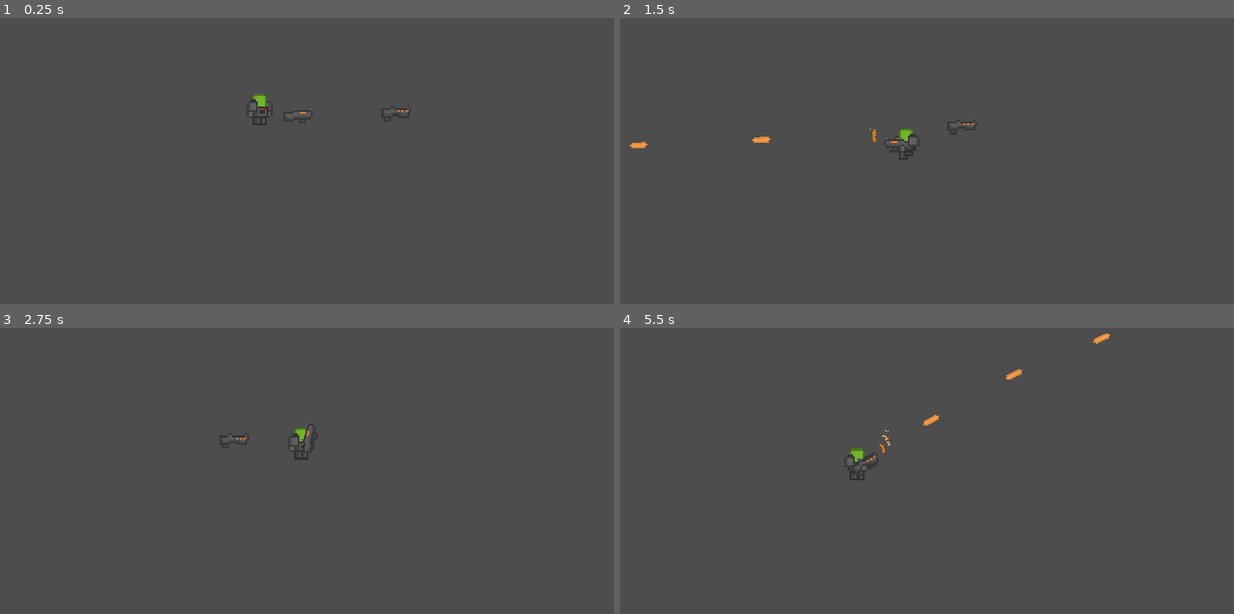
Above: before the commit, frames 1-4 (two rows, left to right).
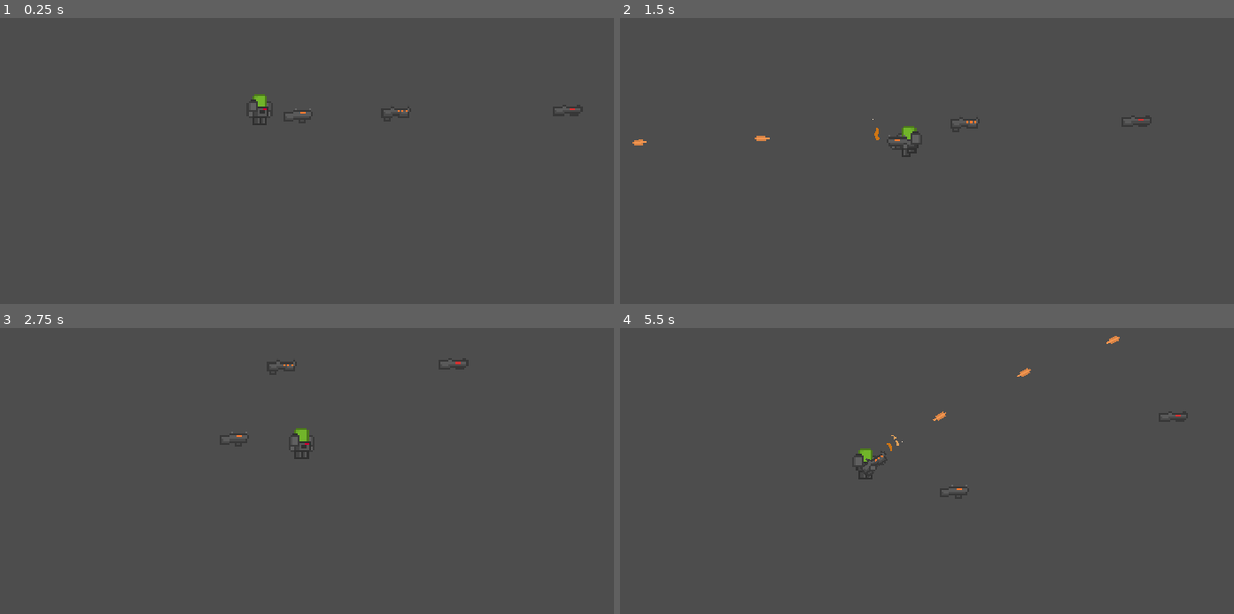
Above: after the commit, the same moments.

Repository: FlexTechDev/TheTitanProject
Game: Godot game, scene res://scenes/testing/playground.tscn
Two runs of this game, one before a commit and one after it. Both use one fixed random seed, a clock stepped at 60 frames per second and the inputs below.
Inputs (mouse positions are in pixels of both pictures, inside the frame that each line leads up to):
- Up to frame 1 (0.25 s): no input
- Up to frame 2 (1.5 s): tap Enter at 0.5 s; move the mouse to (1037, 95) at 0.52 s; hold D (right) 0.53-1.28 s; hold E (interact) 0.53-1.28 s; tap Space (jump) at 0.77 s; click (1037, 95) at 0.8 s; move the mouse to (736, 135) at 1.27 s; hold S (down) from 1.28 s (still down); click (736, 135) at 1.35 s
- Up to frame 3 (2.75 s): tap Space (jump) at 1.52 s; tap E (interact) at 1.55 s; move the mouse to (331, 339) at 2.02 s; release S (down) at 2.03 s; hold D (right) from 2.03 s (still down); hold Q (drop) from 2.03 s (still down); click (331, 339) at 2.3 s
- Up to frame 4 (5.5 s): move the mouse to (847, 505) at 2.77 s; release D (right) at 2.78 s; release Q (drop) at 2.78 s; hold W (up) 2.78-3.53 s; tap E (interact) at 2.85, 4.35 s; click (847, 505) at 2.92 s; tap Space (jump) at 3.02, 3.77, 4.52 s; move the mouse to (1092, 485) at 3.52 s; press the mouse at (1092, 485) at 3.53 s; hold A (left) 3.53-5.03 s; move the mouse to (669, 365) at 4.27 s; release the mouse at (669, 365) at 4.28 s; move the mouse to (914, 425) at 5.02 s; press the mouse at (914, 425) at 5.03 s; hold S (down) from 5.03 s (still down)

The runs differ from the first frame. In frame 1, less than 0.1% of the frame differs, in the area x 92-94%, y 31-33%; in frame 2, 0.4%; in frame 3, 0.1%; in frame 4, 0.5%, in the area x 37-92%, y 1-57%.

Commit message:
shotgun

Diff:
--- /dev/null
+++ b/assets/vfx/particles/muzzle_flashes/red_muzzle_flash.tscn
@@ -0,0 +1,50 @@
+[gd_scene load_steps=9 format=3 uid="uid://bydjy5e4eee8l"]
+
+[ext_resource type="Script" path="res://scripts/misc/particles_destroy.gd" id="1_stl3k"]
+
+[sub_resource type="Gradient" id="Gradient_dkfgk"]
+offsets = PackedFloat32Array(0, 0.522761, 1)
+colors = PackedColorArray(1, 0.196078, 0.25098, 1, 1, 0.197637, 0.249992, 1, 1, 1, 1, 1)
+
+[sub_resource type="GradientTexture1D" id="GradientTexture1D_ainaj"]
+gradient = SubResource("Gradient_dkfgk")
+
+[sub_resource type="Curve" id="Curve_qnbyu"]
+min_value = -200.0
+max_value = 200.0
+_data = [Vector2(0, 200), 0.0, 0.0, 0, 0, Vector2(0.991573, -200), 0.0, 0.0, 0, 0]
+point_count = 2
+
+[sub_resource type="CurveTexture" id="CurveTexture_3q2qc"]
+curve = SubResource("Curve_qnbyu")
+
+[sub_resource type="Curve" id="Curve_8ggpm"]
+_data = [Vector2(0, 1), 0.0, 0.0, 0, 0, Vector2(0.502809, 1), 0.0, 0.0, 0, 0, Vector2(1, 0), 0.0, 0.0, 0, 0]
+point_count = 3
+
+[sub_resource type="CurveTexture" id="CurveTexture_i8y6u"]
+curve = SubResource("Curve_8ggpm")
+
+[sub_resource type="ParticleProcessMaterial" id="ParticleProcessMaterial_5jmkv"]
+particle_flag_disable_z = true
+spread = 35.0
+gravity = Vector3(0, 0, 0)
+initial_velocity_min = 70.0
+initial_velocity_max = 80.0
+orbit_velocity_min = 0.0
+orbit_velocity_max = 0.0
+linear_accel_curve = SubResource("CurveTexture_3q2qc")
+scale_curve = SubResource("CurveTexture_i8y6u")
+color_ramp = SubResource("GradientTexture1D_ainaj")
+turbulence_enabled = true
+turbulence_noise_strength = 0.2
+turbulence_noise_scale = 1.0
+
+[node name="AA12_muzzle_flash" type="GPUParticles2D"]
+emitting = false
+amount = 25
+process_material = SubResource("ParticleProcessMaterial_5jmkv")
+lifetime = 0.15
+one_shot = true
+explosiveness = 1.0
+script = ExtResource("1_stl3k")
--- a/scenes/testing/playground.tscn
+++ b/scenes/testing/playground.tscn
@@ -1,9 +1,10 @@
-[gd_scene load_steps=5 format=3 uid="uid://msij3nha7mdy"]
+[gd_scene load_steps=6 format=3 uid="uid://msij3nha7mdy"]
 
 [ext_resource type="PackedScene" uid="uid://ccf4pxcrfwi4q" path="res://scenes/player/player.tscn" id="1_yl2nx"]
-[ext_resource type="PackedScene" uid="uid://dv77u831emsml" path="res://scenes/weapons/AA12/AA12AssaultRifle.tscn" id="2_26055"]
+[ext_resource type="PackedScene" uid="uid://dv77u831emsml" path="res://scenes/weapons/rifles/AA12AssaultRifle.tscn" id="2_26055"]
 [ext_resource type="Environment" uid="uid://juwlww48vluh" path="res://assets/vfx/playground_environment.tres" id="3_85k8e"]
-[ext_resource type="PackedScene" uid="uid://c7bn6l80vmnm4" path="res://scenes/weapons/AA12/BB32BattleRifle.tscn" id="4_s2wxu"]
+[ext_resource type="PackedScene" uid="uid://c7bn6l80vmnm4" path="res://scenes/weapons/rifles/BB32BattleRifle.tscn" id="4_s2wxu"]
+[ext_resource type="PackedScene" uid="uid://dvwck2m2ehivn" path="res://scenes/weapons/shotguns/BP2Shotgun.tscn" id="5_pc1ff"]
 
 [node name="playground" type="Node2D"]
 
@@ -18,3 +19,6 @@
 
 [node name="BB32BattleRifle" parent="." instance=ExtResource("4_s2wxu")]
 position = Vector2(339, 111)
+
+[node name="BP2Shotgun" parent="." instance=ExtResource("5_pc1ff")]
+position = Vector2(432, 110)
--- a/scenes/weapons/bullets/standard_bullet.tscn
+++ b/scenes/weapons/bullets/standard_bullet.tscn
@@ -1,25 +1,19 @@
-[gd_scene load_steps=6 format=3 uid="uid://dmqa4phqnks8v"]
+[gd_scene load_steps=4 format=3 uid="uid://dmqa4phqnks8v"]
 
 [ext_resource type="Script" path="res://scripts/bullet.gd" id="1_twp0m"]
 [ext_resource type="Texture2D" uid="uid://bvvgqk72p8qvu" path="res://assets/weapons/regular_bullet.png" id="2_0v0f6"]
-[ext_resource type="Shader" path="res://shaders/bullet_shader.gdshader" id="2_c0iip"]
 
 [sub_resource type="RectangleShape2D" id="RectangleShape2D_s6fpx"]
-size = Vector2(10, 3)
-
-[sub_resource type="ShaderMaterial" id="ShaderMaterial_7mrsd"]
-shader = ExtResource("2_c0iip")
-shader_parameter/base_color = Color(1, 0.615686, 0.282353, 1)
-shader_parameter/glow = 1.0
+size = Vector2(8, 3)
 
 [node name="standard_bullet" type="Area2D"]
 script = ExtResource("1_twp0m")
 
 [node name="CollisionShape2D" type="CollisionShape2D" parent="."]
-position = Vector2(0, -0.5)
+position = Vector2(1, -0.5)
 shape = SubResource("RectangleShape2D_s6fpx")
 
 [node name="Sprite2D" type="Sprite2D" parent="."]
+modulate = Color(0.952941, 0.584314, 0.309804, 1)
 texture_filter = 1
-material = SubResource("ShaderMaterial_7mrsd")
 texture = ExtResource("2_0v0f6")
--- /dev/null
+++ b/scenes/weapons/bullets/standard_pellet.tscn
@@ -0,0 +1,19 @@
+[gd_scene load_steps=4 format=3 uid="uid://damcubi446uk7"]
+
+[ext_resource type="Script" path="res://scripts/bullet.gd" id="1_r3eyf"]
+[ext_resource type="Texture2D" uid="uid://c5kgyn6dl0v5s" path="res://assets/weapons/shotgun_pellet.png" id="3_0rn8l"]
+
+[sub_resource type="RectangleShape2D" id="RectangleShape2D_s6fpx"]
+size = Vector2(5, 3)
+
+[node name="standard_bullet" type="Area2D"]
+script = ExtResource("1_r3eyf")
+
+[node name="CollisionShape2D" type="CollisionShape2D" parent="."]
+position = Vector2(-0.5, -0.5)
+shape = SubResource("RectangleShape2D_s6fpx")
+
+[node name="Sprite2D" type="Sprite2D" parent="."]
+modulate = Color(1, 0.52549, 0.52549, 1)
+texture_filter = 1
+texture = ExtResource("3_0rn8l")
--- a/scenes/weapons/AA12/AA12AssaultRifle.tscn
+++ b/scenes/weapons/rifles/AA12AssaultRifle.tscn
@@ -4,12 +4,12 @@
 [ext_resource type="Texture2D" uid="uid://badayp38pnug0" path="res://assets/weapons/AA_12/AA_12AssaultRifle.png" id="2_onpxc"]
 [ext_resource type="Script" path="res://scripts/resources/AA12_weapon_function.gd" id="2_shu2p"]
 [ext_resource type="PackedScene" uid="uid://dmqa4phqnks8v" path="res://scenes/weapons/bullets/standard_bullet.tscn" id="2_yowvi"]
-[ext_resource type="PackedScene" uid="uid://cgpr7wbqcy8uy" path="res://assets/vfx/particles/muzzle_flashes/AA12_muzzle_flash.tscn" id="3_o5bl0"]
+[ext_resource type="PackedScene" uid="uid://cgpr7wbqcy8uy" path="res://assets/vfx/particles/muzzle_flashes/orange_muzzle_flash.tscn" id="3_y5jrn"]
 
 [sub_resource type="Resource" id="Resource_xkbg2"]
 script = ExtResource("2_shu2p")
 bullet = ExtResource("2_yowvi")
-muzzle_flash = ExtResource("3_o5bl0")
+muzzle_flash = ExtResource("3_y5jrn")
 
 [sub_resource type="RectangleShape2D" id="RectangleShape2D_xbb1h"]
 size = Vector2(16, 6)
--- a/scenes/weapons/AA12/BB32BattleRifle.tscn
+++ b/scenes/weapons/rifles/BB32BattleRifle.tscn
@@ -3,13 +3,13 @@
 [ext_resource type="Script" path="res://scripts/weapon_controller.gd" id="1_qtahs"]
 [ext_resource type="Script" path="res://scripts/resources/BB32_weapon_function.gd" id="2_57env"]
 [ext_resource type="PackedScene" uid="uid://dmqa4phqnks8v" path="res://scenes/weapons/bullets/standard_bullet.tscn" id="2_fb2xu"]
-[ext_resource type="PackedScene" uid="uid://cgpr7wbqcy8uy" path="res://assets/vfx/particles/muzzle_flashes/AA12_muzzle_flash.tscn" id="3_16vnw"]
+[ext_resource type="PackedScene" uid="uid://cgpr7wbqcy8uy" path="res://assets/vfx/particles/muzzle_flashes/orange_muzzle_flash.tscn" id="3_sui6l"]
 [ext_resource type="Texture2D" uid="uid://r85mx6vvgd0w" path="res://assets/weapons/AA_12/BB_32BattleRifle.png" id="5_8p1fh"]
 
 [sub_resource type="Resource" id="Resource_1xndc"]
 script = ExtResource("2_57env")
 bullet = ExtResource("2_fb2xu")
-muzzle_flash = ExtResource("3_16vnw")
+muzzle_flash = ExtResource("3_sui6l")
 
 [sub_resource type="RectangleShape2D" id="RectangleShape2D_xbb1h"]
 size = Vector2(15, 6)
--- /dev/null
+++ b/scenes/weapons/shotguns/BP2Shotgun.tscn
@@ -0,0 +1,42 @@
+[gd_scene load_steps=8 format=3 uid="uid://dvwck2m2ehivn"]
+
+[ext_resource type="Script" path="res://scripts/weapon_controller.gd" id="1_4uo17"]
+[ext_resource type="PackedScene" uid="uid://damcubi446uk7" path="res://scenes/weapons/bullets/standard_pellet.tscn" id="2_jtdkx"]
+[ext_resource type="Script" path="res://scripts/resources/BP2_weapon_function.gd" id="3_43grk"]
+[ext_resource type="PackedScene" uid="uid://bydjy5e4eee8l" path="res://assets/vfx/particles/muzzle_flashes/red_muzzle_flash.tscn" id="3_uogv3"]
+[ext_resource type="Texture2D" uid="uid://brji2q01qec0t" path="res://assets/weapons/BP2/BP2Shotgun.png" id="5_sqx2q"]
+
+[sub_resource type="Resource" id="Resource_lp3g0"]
+script = ExtResource("3_43grk")
+bullet = ExtResource("2_jtdkx")
+muzzle_flash = ExtResource("3_uogv3")
+
+[sub_resource type="RectangleShape2D" id="RectangleShape2D_xbb1h"]
+size = Vector2(16, 6)
+
+[node name="BP2Shotgun" type="Area2D" node_paths=PackedStringArray("chamber_location", "barrel_location", "right_hand_position", "left_hand_position")]
+script = ExtResource("1_4uo17")
+weapon_function = SubResource("Resource_lp3g0")
+chamber_location = NodePath("Chamber")
+barrel_location = NodePath("Barrel")
+right_hand_position = NodePath("RightHandPosition")
+left_hand_position = NodePath("LeftHandPosition")
+
+[node name="CollisionShape2D" type="CollisionShape2D" parent="."]
+shape = SubResource("RectangleShape2D_xbb1h")
+
+[node name="Sprite2D" type="Sprite2D" parent="."]
+texture_filter = 1
+texture = ExtResource("5_sqx2q")
+
+[node name="Barrel" type="Node2D" parent="."]
+position = Vector2(8, -1)
+
+[node name="Chamber" type="Node2D" parent="."]
+position = Vector2(3, 0)
+
+[node name="RightHandPosition" type="Node2D" parent="."]
+position = Vector2(4, 2)
+
+[node name="LeftHandPosition" type="Node2D" parent="."]
+position = Vector2(-2, 2)
--- a/scripts/bullet.gd
+++ b/scripts/bullet.gd
@@ -5,7 +5,7 @@
 var velocity: Vector2 = Vector2.ZERO;
 
 func _ready() -> void:
-	await get_tree().create_timer(5).timeout;
+	await get_tree().create_timer(0.5).timeout;
 	queue_free();
 
 func _process(delta: float) -> void:
--- a/scripts/resources/AA12_weapon_function.gd
+++ b/scripts/resources/AA12_weapon_function.gd
@@ -38,7 +38,8 @@
 
 func fire() -> void:
 	if(shooting):
-		weapon_controller.parent_titan_camera.shake(1);
+		var direction = Vector2(cos(weapon_controller.global_rotation), sin(weapon_controller.global_rotation));
+		weapon_controller.parent_titan_camera.shake(2, -direction);
 
 		var muzzle_flash_instance: GPUParticles2D = muzzle_flash.instantiate();
 		weapon_controller.get_tree().current_scene.add_child(muzzle_flash_instance);
--- a/scripts/resources/BB32_weapon_function.gd
+++ b/scripts/resources/BB32_weapon_function.gd
@@ -44,7 +44,8 @@
 
 func fire() -> void:
 	if(shooting and current_shot < shots_per_burst):
-		weapon_controller.parent_titan_camera.shake(1);
+		var direction = Vector2(cos(weapon_controller.global_rotation), sin(weapon_controller.global_rotation));
+		weapon_controller.parent_titan_camera.shake(2, -direction);
 
 		var muzzle_flash_instance: GPUParticles2D = muzzle_flash.instantiate();
 		weapon_controller.get_tree().current_scene.add_child(muzzle_flash_instance);
--- /dev/null
+++ b/scripts/resources/BP2_weapon_function.gd
@@ -0,0 +1,56 @@
+extends WeaponFunction
+
+class_name BP2WeaponFunction;
+
+var mag_ammo: int = 24;
+var current_ammo: int = mag_ammo;
+var bullet_speed: float = 1000;
+var pellet_count: int = 5;
+
+var weapon_controller: WeaponController;
+
+@export var bullet: PackedScene;
+@export var muzzle_flash: PackedScene;
+
+func _start_shoot(weapon_controller: WeaponController) -> void:
+	super._start_shoot(weapon_controller);
+
+	self.weapon_controller = weapon_controller;
+
+	var direction = Vector2(cos(weapon_controller.global_rotation), sin(weapon_controller.global_rotation));
+	weapon_controller.parent_titan_camera.shake(10, -direction);
+
+	var muzzle_flash_instance: GPUParticles2D = muzzle_flash.instantiate();
+	weapon_controller.get_tree().current_scene.add_child(muzzle_flash_instance);
+
+	muzzle_flash_instance.global_position = weapon_controller.barrel_location.global_position;
+	muzzle_flash_instance.global_rotation = weapon_controller.barrel_location.global_rotation;
+
+	muzzle_flash_instance.emitting = true;
+
+	for i in range(pellet_count):
+		var bullet_instance: Bullet = bullet.instantiate();
+		weapon_controller.get_tree().current_scene.add_child(bullet_instance);
+
+		bullet_instance.global_position = weapon_controller.barrel_location.global_position;
+		bullet_instance.global_rotation = weapon_controller.barrel_location.global_rotation;
+
+		randomize();
+		bullet_instance.velocity = Vector2(bullet_speed, randf_range(-100, 100)).rotated(bullet_instance.global_rotation);
+
+	current_ammo -= 1;
+
+func _stop_shoot(weapon_controller: WeaponController) -> void:
+	super._stop_shoot(weapon_controller);
+
+	self.weapon_controller = weapon_controller;
+
+func _reload(weapon_controller: WeaponController) -> void:
+	super._reload(weapon_controller);
+
+	self.weapon_controller = weapon_controller;
+
+	current_ammo = mag_ammo;
+
+func _manual_process(delta: float) -> void:
+	super._manual_process(delta);
--- a/scripts/titan_camera_controller.gd
+++ b/scripts/titan_camera_controller.gd
@@ -6,9 +6,9 @@
 @export var lerp_speed: float = 2;
 @export var frozen: bool = false;
 
-func shake(force: float) -> void:
+func shake(force: float, bias: Vector2 = Vector2.ONE) -> void:
 	randomize();
-	position += Vector2(randf_range(-1, 1), randf_range(-1, 1)) * force;
+	position += Vector2(randf_range(-1, 1), randf_range(-1, 1)) * force * bias;
 
 func _process(delta: float) -> void:
 	if(not frozen):
--- a/scripts/titan_inventory_manager.gd
+++ b/scripts/titan_inventory_manager.gd
@@ -8,7 +8,7 @@
 @export var titan_camera: TitanCamera;
 
 func try_pick_up() -> void:
-	if(pickupable_weapon != null):
+	if(pickupable_weapon != null and active_weapon == null):
 		pickupable_weapon.pick_up(self);
 		active_weapon = pickupable_weapon;
 
--- a/shaders/bullet_shader.gdshader
+++ /dev/null
@@ -1,11 +0,0 @@
-shader_type canvas_item;
-
-uniform vec4 base_color: source_color;
-uniform float glow = 1.0;
-
-void fragment() {
-	if(COLOR.a == 1.0)
-	{
-		COLOR = base_color * COLOR;
-	}
-}
Not shown: 2 places in assets/vfx/particles/muzzle_flashes/orange_muzzle_flash.tscn that only renumber resources
Binary file added: assets/weapons/AA_12/BP2Shotgun.ase
Binary file added: assets/weapons/BP2/BP2Shotgun.png
Not shown, added: assets/weapons/BP2/BP2Shotgun.png.import
Binary file changed: assets/weapons/regular_buller.ase
Binary file changed: assets/weapons/regular_bullet.png
Binary file added: assets/weapons/shotgun_pellet.ase
Binary file added: assets/weapons/shotgun_pellet.png
Not shown, added: assets/weapons/shotgun_pellet.png.import
